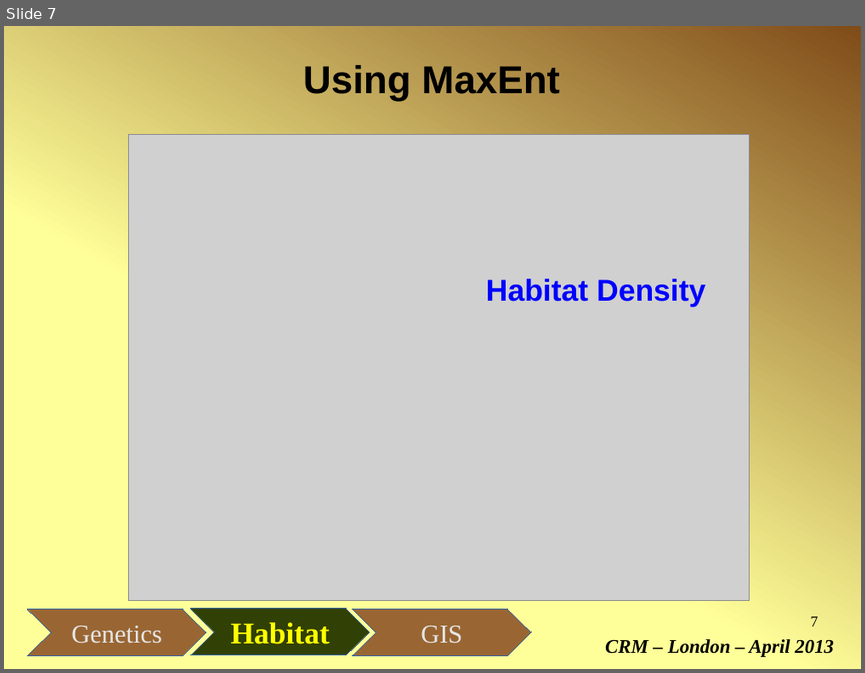
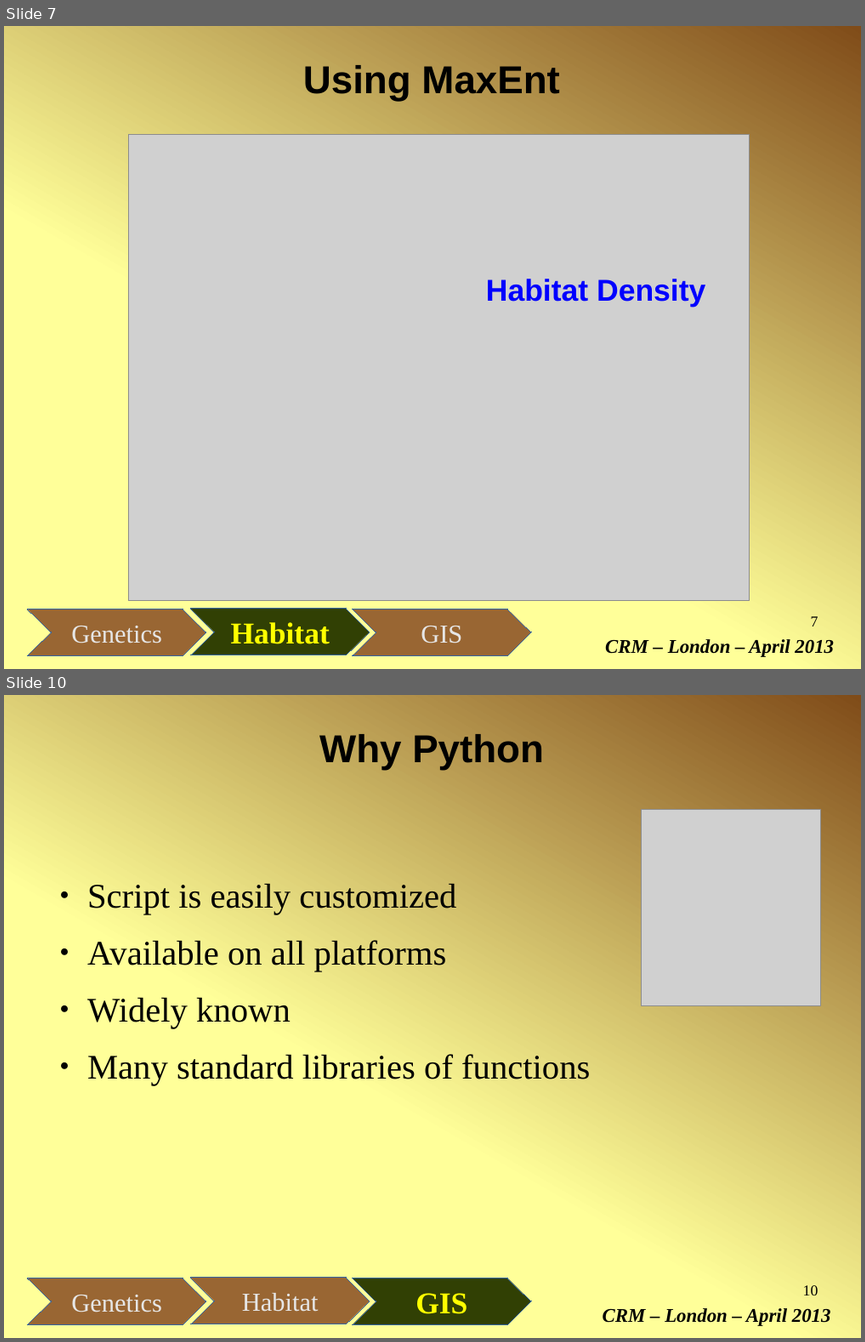
Before and after one commit to micha-silver/popgen-gis, a slide deck: popgen-GIS_Fresia_Silver.odp. Shown one above the other, each under a label of ours: slide 7 before the commit, slides 7 and 10 after it; the slides between them are not shown. The pictures are 865x673 and 865x1342 pixels, drawn with LibreOffice and Linux fonts; fonts in the diff are those of the drawing; grey boxes stand for pictures. Boxes give left, top, right and bottom in pixels: in the first picture for what was removed or moved away, otherwise in the second. Text is boxed around its words. In the diff, an @@ line names an element or a change of style, - is before the commit and + after.

```diff
--- a/popgen-GIS_Fresia_Silver.odp
+++ b/popgen-GIS_Fresia_Silver.odp
@@ slide 10 added at box(4, 695, 861, 1338), background gradient #FFFF99 to #804C19; not listed: 3 template elements that a slide beside it also shows @@
@@ title added at box(319, 734, 544, 770), 36 pt, text #000000, bold @@
+Why Python
@@ picture added at box(642, 809, 820, 1006) @@
@@ text added at box(87, 883, 590, 1085), 32 pt, text #000000 @@
+● Script is easily customized
+● Available on all platforms
+● Widely known
+● Many standard libraries of functions
@@ freeform shape added at box(191, 1277, 370, 1324), fill #996633, outline #3465A4 0 pt, 24 pt, text #E6E6E6 @@
+Habitat
@@ freeform shape added at box(352, 1278, 531, 1325), fill #314004, outline #3465A4 0 pt, 28 pt, text #FFFF00, bold @@
+GIS
@@ text added at box(602, 1308, 831, 1326), 18 pt, text #000000, bold, italic @@
+CRM – London – April 2013
```
Also in this commit, not shown: 1 slide changed, 1 other slide added.
